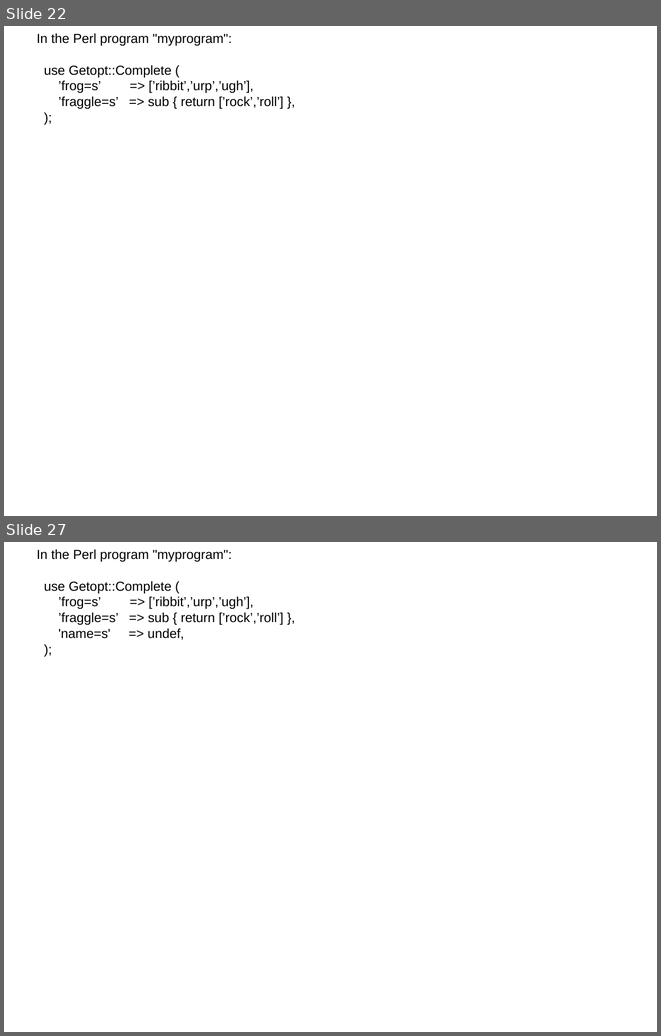
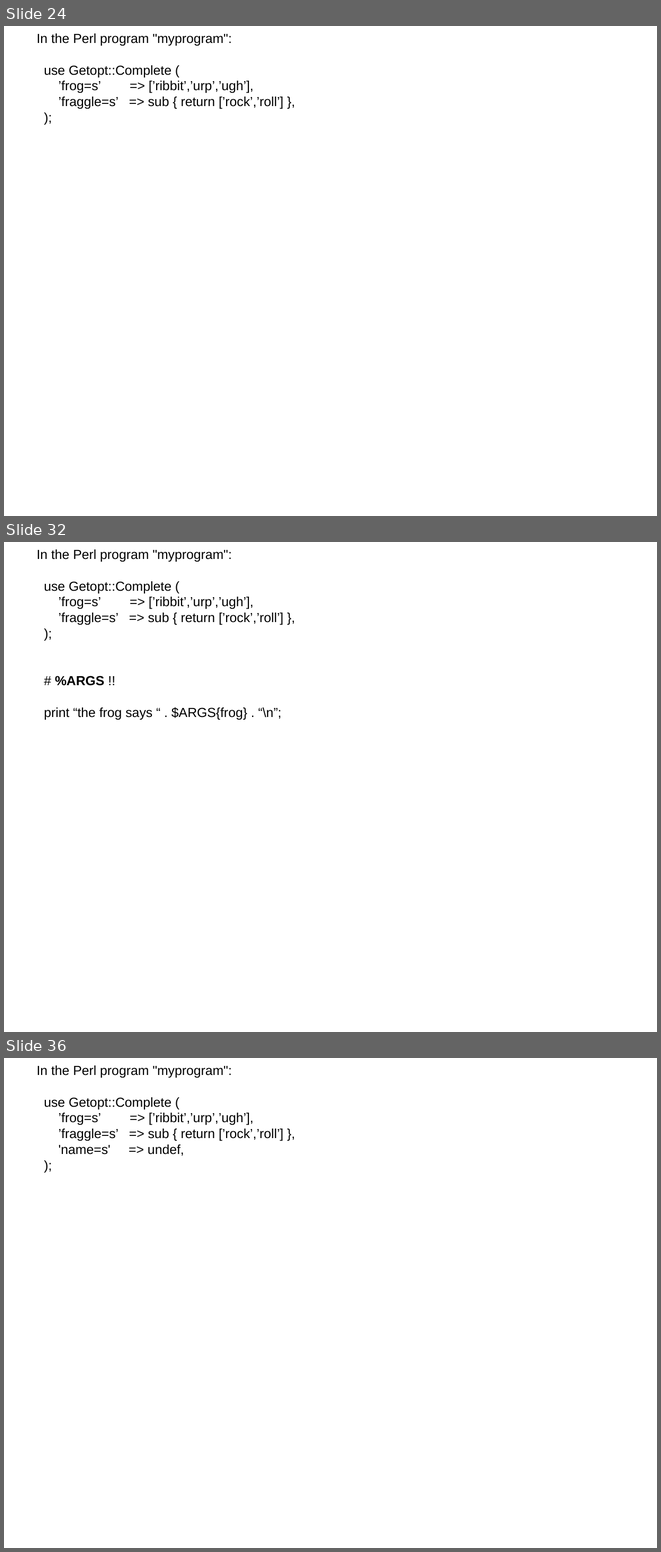
Before and after one commit to gitpan/Getopt-Complete, a slide deck: doc/getopt-complete.odp. Shown one above the other, each under a label of ours: slides 22 and 27 before the commit, slides 24, 32 and 36 after it; the slides between them are not shown. The pictures are 661x1036 and 661x1552 pixels, drawn with LibreOffice and Linux fonts; fonts in the diff are those of the drawing. Boxes give left, top, right and bottom in pixels: in the first picture for what was removed or moved away, otherwise in the second. Text is boxed around its words. In the diff, an @@ line names an element or a change of style, - is before the commit and + after.

Commit message:
Import of NNUTTER/Getopt-Complete-v0.16 from CPAN.
gitpan-cpan-distribution: Getopt-Complete
gitpan-cpan-version:      v0.16
gitpan-cpan-path:         NNUTTER/Getopt-Complete-v0.16.tar.gz
gitpan-cpan-author:       NNUTTER
gitpan-cpan-maturity:     released

```diff
--- a/doc/getopt-complete.odp
+++ b/doc/getopt-complete.odp
@@ slide 32 added at [4, 542, 657, 1032], background #FFFFFF @@
@@ subtitle added at [37, 549, 283, 720], 16 pt, text #000000 @@
+In the Perl program "myprogram":
+use Getopt::Complete (
+’frog=s’ => [’ribbit’,’urp’,’ugh’],
+’fraggle=s’ => sub { return [’rock’,’roll’] },
+);
+# %ARGS !!
+print “the frog says “ . $ARGS{frog} . “\n”;
@@ what was slide 22 is now slide 24 @@
@@ what was slide 27 is now slide 36 @@
```
Also in this commit, not shown: 16 slides changed, 8 other slides added, 10 other files.
